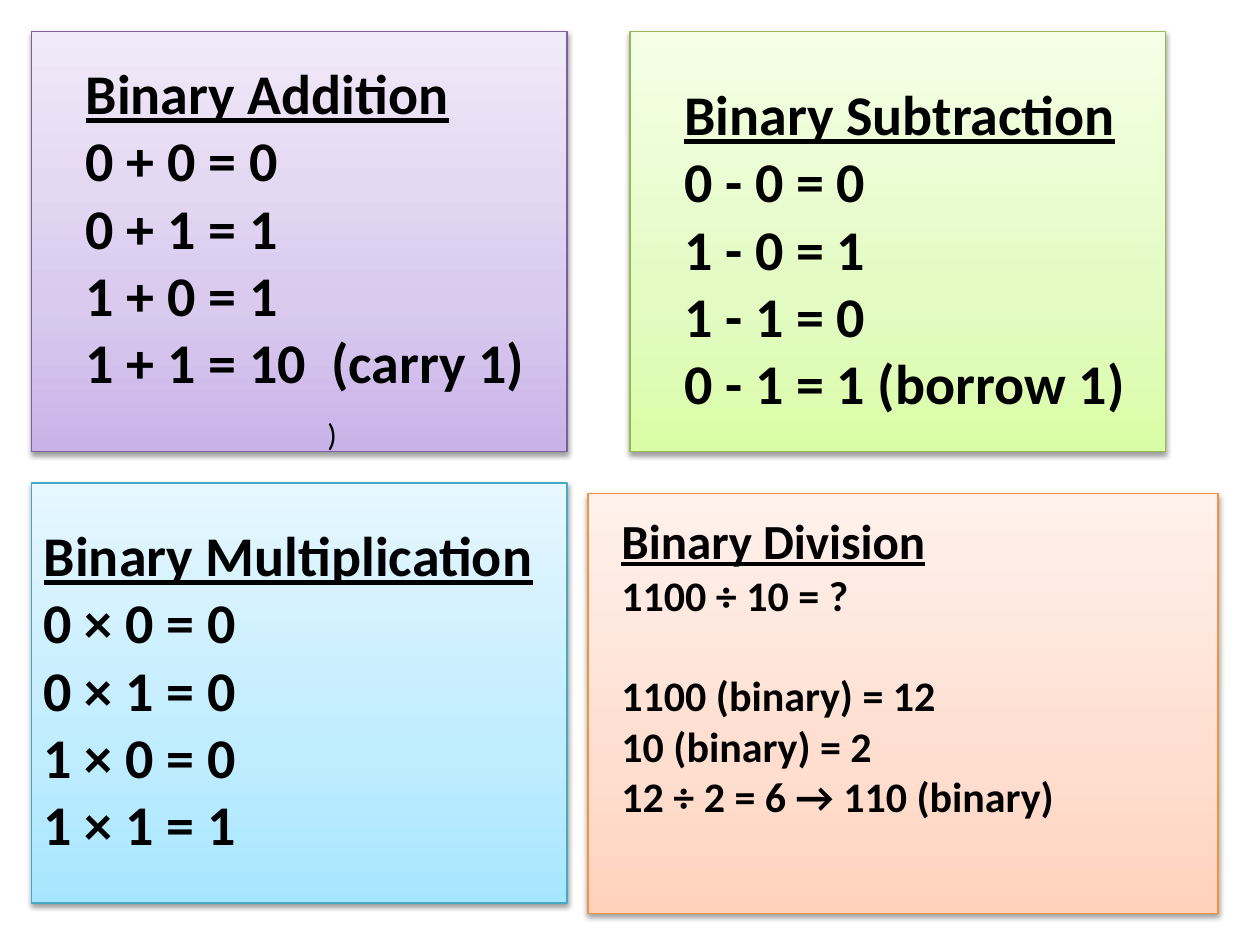
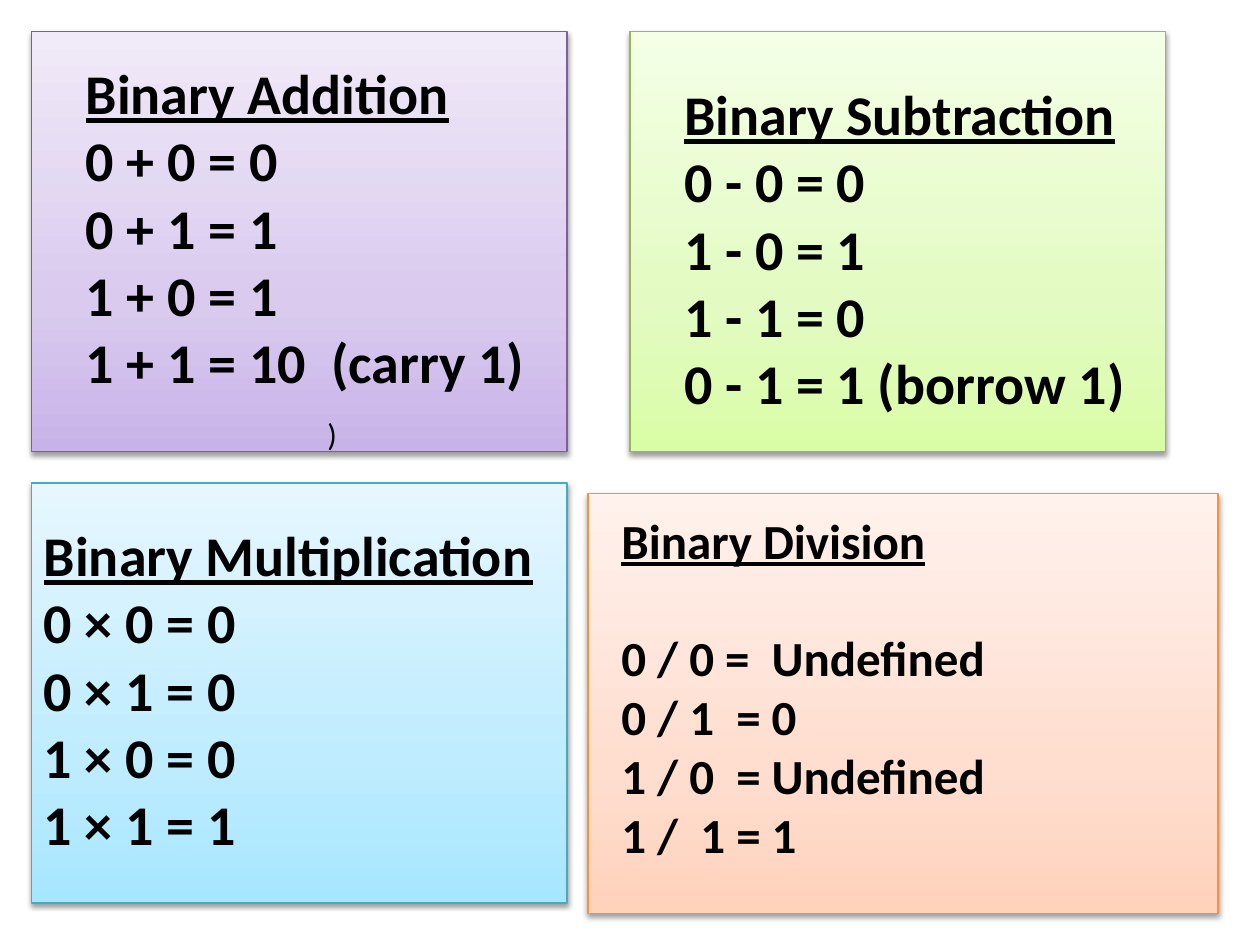
Before and after one commit to akshara2207/BCA, a slide deck: slide 8 of lbs signednumbers.pptx. Drawn at 1260x945 pixels with LibreOffice and Linux fonts; fonts in the diff are those of the drawing. Boxes give left, top, right and bottom in pixels: in the first picture for what was removed or moved away, otherwise in the second. Text is boxed around its words. In the diff, an @@ line names an element or a change of style, - is before the commit and + after.

```diff
--- a/lbs signednumbers.pptx
+++ b/lbs signednumbers.pptx
@@ text at bbox=[621, 641, 985, 853]: text changed; size 24 to 28 pt @@
-1100 ÷ 10 = ?
-1100 (binary) = 12
-10 (binary) = 2
-12 ÷ 2 = 6 → 110 (binary)
+0 / 0 = Undefined
+0 / 1 = 0
+1 / 0 = Undefined
+1 / 1 = 1
```
Also in this commit, not shown: 1 other slide changed, 15 slides added, 5 slides removed.
